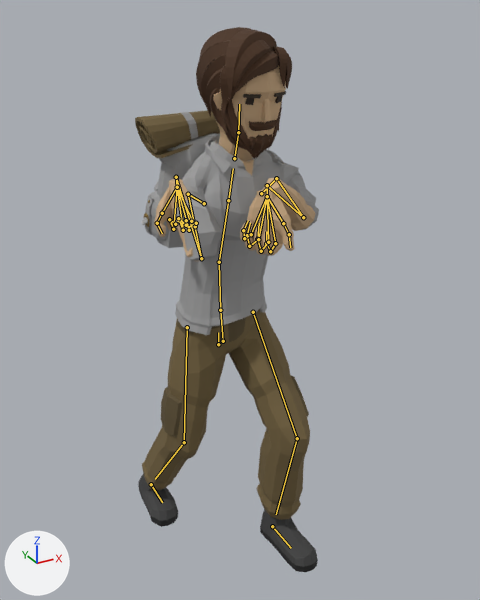
Before and after pictures for a commit that changed the glTF model assets/art/3d/clips-foot.glb.
Both versions are drawn from a camera (50 mm lens) standing at (-0.886, -1.873, 1.778) and looking at (0.018, -0.228, 0.956). Every picture has the same lights, and +X, +Y and +Z are marked at lower left. The first picture is the older version. Both versions are drawn at frame 10 of the action 'Spear_Thrust'; the numbers are the values there. The bones that change, and the others that lie on the model, are drawn over the model as lines.

Objects in the first picture: 'Adventurer_Body', 'Adventurer_Feet', 'Adventurer_Head', 'Adventurer_Legs', 'Backpack'.
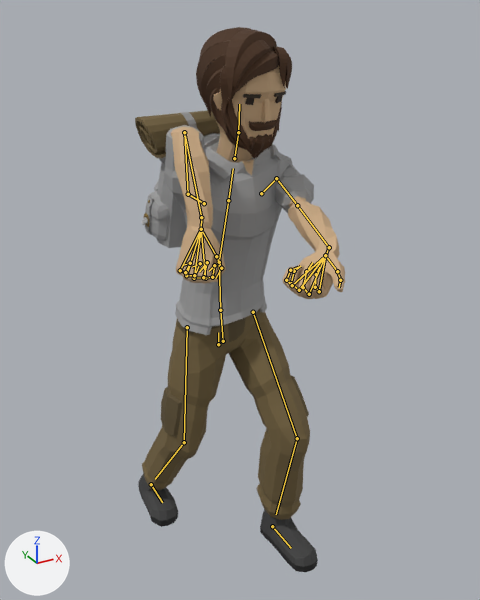
What the commit changed:
Bone 'UpperArm.L' (bone_upperarm_l) turns from (-152, -65, 52) to (3, -56, -114) degrees about its own x, y and z.
Bone 'LowerArm.L' (bone_lowerarm_l) turns from (-72, -7, -39) to (4, -99, 4) degrees about its own x, y and z.
Bone 'Wrist.L' (bone_wrist_l) turns from (127, -99, -7) to (4, -1, 36) degrees about its own x, y and z.
Bone 'UpperArm.R' (bone_upperarm_r) turns from (-68, -31, 143) to (84, 7, 55) degrees about its own x, y and z.
Bone 'LowerArm.R' (bone_lowerarm_r) turns from (-167, 65, 2) to (-130, -6, -38) degrees about its own x, y and z.
Bone 'Wrist.R' (bone_wrist_r) turns from (39, 47, -138) to (-6, 2, -16) degrees about its own x, y and z.
Bone 'Index2.R' (bone_index2_r) turns from (-167, -3, -3) to (-105, -3, -3) degrees about its own x, y and z.
Bone 'Index3.R' (bone_index3_r) turns from (-149, 0, 4) to (-75, 0, 4) degrees about its own x, y and z.
Bone 'Index4.R' (bone_index4_r) turns from (-158, 19, 19) to (-123, 19, 19) degrees about its own x, y and z.
Bone 'Middle2.R' (bone_middle2_r) turns from (-160, 2, 6) to (-98, 2, 6) degrees about its own x, y and z.
Bone 'Middle3.R' (bone_middle3_r) turns from (-152, 8, 4) to (-78, 8, 4) degrees about its own x, y and z.
Bone 'Middle4.R' (bone_middle4_r) turns from (-174, 9, -3) to (-139, 9, -3) degrees about its own x, y and z.
Bone 'Ring2.R' (bone_ring2_r) turns from (-157, 12, 16) to (-95, 12, 16) degrees about its own x, y and z.
Bone 'Ring3.R' (bone_ring3_r) turns from (-142, 9, 29) to (-68, 9, 29) degrees about its own x, y and z.
Bone 'Ring4.R' (bone_ring4_r) turns from (-122, 46, 51) to (-87, 46, 51) degrees about its own x, y and z.
Bone 'Pinky2.R' (bone_pinky2_r) turns from (-141, 11, 25) to (-79, 11, 25) degrees about its own x, y and z.
Bone 'Pinky3.R' (bone_pinky3_r) turns from (-157, 19, 5) to (-83, 19, 5) degrees about its own x, y and z.
Bone 'Pinky4.R' (bone_pinky4_r) turns from (-159, 2, -4) to (-124, 2, -4) degrees about its own x, y and z.

Where the change shows, as pixel boxes (x1, y1, x2, y2) in the pictures (480 x 600 px):
'Adventurer_Body', posed (10% wider): before (154, 135, 319, 335); after (164, 125, 345, 335)
bone 'UpperArm.L', root to tip: before (276, 178) to (303, 217); after (276, 178) to (297, 205)
bone 'LowerArm.L', root to tip: before (303, 217) to (267, 185); after (297, 205) to (329, 247)
bone 'Wrist.L', root to tip: before (267, 185) to (267, 196); after (329, 247) to (325, 255)
bone 'UpperArm.R', root to tip: before (188, 194) to (201, 258); after (188, 194) to (184, 132)
bone 'LowerArm.R', root to tip: before (201, 258) to (176, 177); after (184, 132) to (201, 217)
bone 'Wrist.R', root to tip: before (176, 177) to (177, 187); after (201, 217) to (201, 229)
bone 'Index2.R', root to tip: before (173, 229) to (169, 219); after (205, 278) to (212, 277)
bone 'Index3.R', root to tip: before (169, 219) to (175, 224); after (212, 277) to (214, 265)
bone 'Index4.R', root to tip: before (175, 224) to (170, 223); after (214, 265) to (209, 271)
bone 'Middle2.R', root to tip: before (183, 230) to (178, 218); after (194, 278) to (203, 277)
bone 'Middle3.R', root to tip: before (178, 218) to (186, 225); after (203, 277) to (207, 262)
bone 'Middle4.R', root to tip: before (186, 225) to (177, 221); after (207, 262) to (199, 271)
bone 'Ring2.R', root to tip: before (189, 230) to (186, 220); after (186, 275) to (194, 275)
bone 'Ring3.R', root to tip: before (186, 220) to (195, 223); after (194, 275) to (200, 263)
bone 'Ring4.R', root to tip: before (195, 223) to (188, 227); after (200, 263) to (192, 267)
bone 'Pinky2.R', root to tip: before (195, 226) to (191, 221); after (180, 270) to (185, 272)
bone 'Pinky3.R', root to tip: before (191, 221) to (196, 223); after (185, 272) to (190, 263)
bone 'Pinky4.R', root to tip: before (196, 223) to (191, 225); after (190, 263) to (183, 265)
